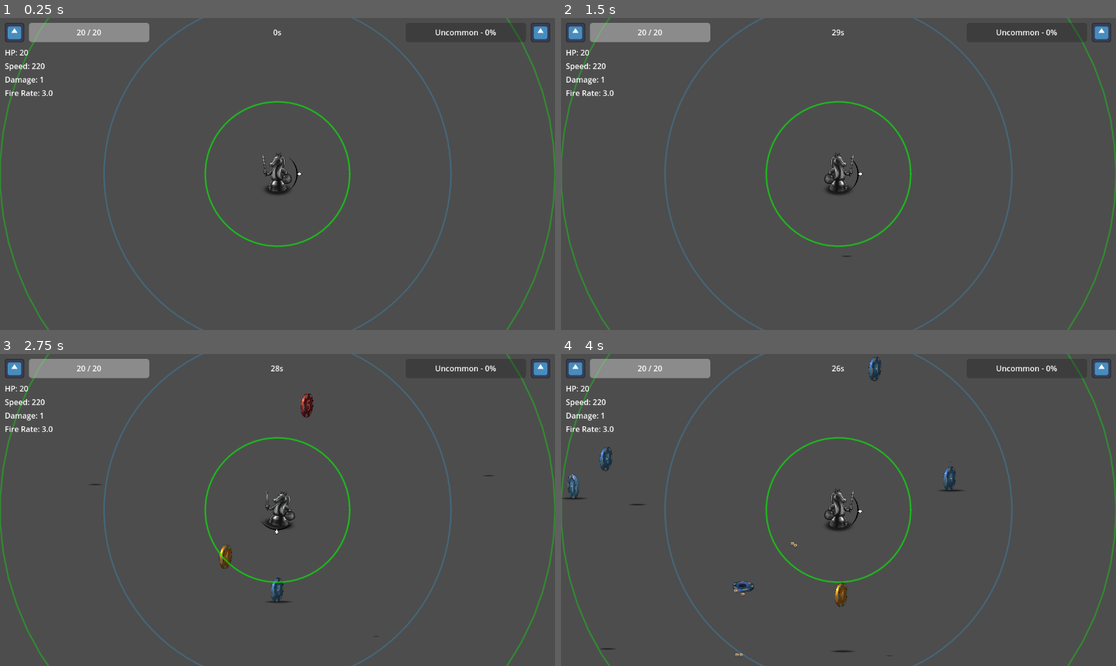
Above: before the commit, frames 1-4 (two rows, left to right).
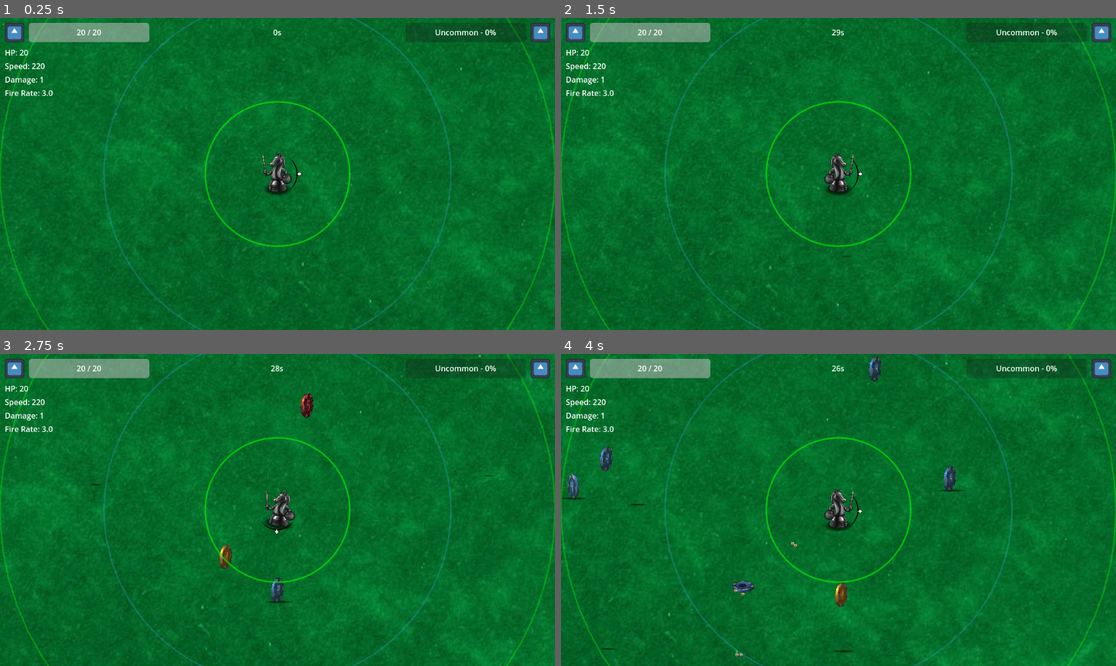
Above: after the commit, the same moments.

Repository: dikiyPetr/micro_jam
Game: Godot game, scene res://Levels/test_core_scene.tscn
Same seed, same stepped clock (60 frames per second), same inputs: the game is played once before the commit and once after it. The engine's default icon, where the game draws it, is replaced by a stand-in: a white triangle on a blue panel in a dark square.
Inputs:
- Up to frame 1 (0.25 s): no input
- Up to frame 2 (1.5 s): tap Enter at 0.5 s; hold D (right) from 0.53 s (still down); tap W (up) at 0.77 s
- Up to frame 3 (2.75 s): tap W (up) at 1.52 s; release D (right) at 2.03 s; hold A (left) from 2.03 s (still down)
- Up to frame 4 (4 s): release A (left) at 2.78 s; hold D (right) from 2.78 s (still down); tap W (up) at 3.02, 3.77 s

The runs differ from the first frame. In frame 1, 99% of the frame differs, in the area x 0-100%, y 0-100%; in frame 2, 99%; in frame 3, 99%; in frame 4, 98%.

Commit message:
add floor

Diff:
--- a/Prefabs/Actors/player_vl.tscn
+++ b/Prefabs/Actors/player_vl.tscn
@@ -147,6 +147,7 @@
 
 [node name="PlayerVl" type="CharacterBody2D" node_paths=PackedStringArray("health") groups=["player"]]
 z_index = 3
+collision_mask = 1024
 script = ExtResource("1_oauoo")
 health = NodePath("Health")
 
--- a/Prefabs/Area/floor.tscn
+++ b/Prefabs/Area/floor.tscn
@@ -1,6 +1,58 @@
-[gd_scene format=3 uid="uid://bbsga7adf2pid"]
+[gd_scene load_steps=5 format=3 uid="uid://bbsga7adf2pid"]
 
-[node name="Floor" type="Node2D"]
+[ext_resource type="Texture2D" uid="uid://co32c6gwas5q5" path="res://Assets/floor/floor.jpg" id="1_dkmfh"]
+
+[sub_resource type="RectangleShape2D" id="RectangleShape2D_dkmfh"]
+size = Vector2(2048, 1152)
+
+[sub_resource type="RectangleShape2D" id="RectangleShape2D_021g8"]
+size = Vector2(2063, 20)
+
+[sub_resource type="RectangleShape2D" id="RectangleShape2D_yqfgp"]
+size = Vector2(19, 1203)
+
+[node name="Floor" type="Area2D"]
+collision_layer = 1024
+collision_mask = 0
+
+[node name="ColorRect" type="ColorRect" parent="."]
+z_index = -3
+anchors_preset = 8
+anchor_left = 0.5
+anchor_top = 0.5
+anchor_right = 0.5
+anchor_bottom = 0.5
+offset_left = -5000.0
+offset_top = -5000.0
+offset_right = 5000.0
+offset_bottom = 5000.0
+grow_horizontal = 2
+grow_vertical = 2
+color = Color(0, 0, 0, 1)
 
 [node name="Sprite2D" type="Sprite2D" parent="."]
 z_index = -2
+scale = Vector2(2, 2)
+texture = ExtResource("1_dkmfh")
+
+[node name="CollisionShape2D" type="CollisionShape2D" parent="."]
+shape = SubResource("RectangleShape2D_dkmfh")
+
+[node name="Area2D" type="StaticBody2D" parent="."]
+collision_layer = 1024
+
+[node name="CollisionShape2D4" type="CollisionShape2D" parent="Area2D"]
+position = Vector2(-10, 1172)
+shape = SubResource("RectangleShape2D_021g8")
+
+[node name="CollisionShape2D3" type="CollisionShape2D" parent="Area2D"]
+position = Vector2(-1, -586)
+shape = SubResource("RectangleShape2D_021g8")
+
+[node name="CollisionShape2D2" type="CollisionShape2D" parent="Area2D"]
+position = Vector2(1033, -2)
+shape = SubResource("RectangleShape2D_yqfgp")
+
+[node name="CollisionShape2D" type="CollisionShape2D" parent="Area2D"]
+position = Vector2(-1034, 0.5)
+shape = SubResource("RectangleShape2D_yqfgp")
--- a/Scripts/area/enemy_spawn_area.gd
+++ b/Scripts/area/enemy_spawn_area.gd
@@ -21,8 +21,8 @@
 var _alive: Array[Node2D] = []
 var _active: bool = false
 @onready var _shape: CollisionShape2D = $CollisionShape2D
+@onready var _floorShape: CollisionShape2D = $"../../Floor/CollisionShape2D"
 var _stat: SpawnStat
-
 # тек. рабочие параметры (не мутируем Global.spawnStat)
 var _per_tick_current: int
 var _max_alive_current: int
@@ -90,13 +90,37 @@
 			break
 		var pos := _random_point_in_ring()
 		_schedule_spawn_at(pos)
-
+@export var tries_per_spawn: int = 8
 func _random_point_in_ring() -> Vector2:
 	var r2_min := radius_min * radius_min
 	var r2_max := radius_max * radius_max
-	var r := sqrt(lerp(r2_min, r2_max, _rng.randf()))
-	var ang := _rng.randf() * TAU
-	return global_position + Vector2.RIGHT.rotated(ang) * r
+
+	for i in tries_per_spawn:
+		var r := sqrt(lerp(r2_min, r2_max, _rng.randf()))
+		var ang := _rng.randf() * TAU
+		var pos := global_position + Vector2.RIGHT.rotated(ang) * r
+		if rect_contains_point(_floorShape , pos):
+			return pos
+
+	# если не нашли за N попыток — вернём ближайшую допустимую точку к арене
+	return _clamp_to_bounds(global_position)
+
+func _clamp_to_bounds(p: Vector2) -> Vector2:
+	var shape: RectangleShape2D = _floorShape.shape
+	return Vector2(
+		clamp(p.x, shape.position.x, shape.position.x + shape.size.x),
+		clamp(p.y, shape.position.y, shape.position.y + shape.size.y)
+	)
+
+
+func rect_contains_point(collision_shape: CollisionShape2D, point: Vector2) -> bool:
+	if collision_shape.shape == null:
+		return false
+	if not (collision_shape.shape is RectangleShape2D):
+		return false
+	var rect: RectangleShape2D = collision_shape.shape
+	var local_point: Vector2 = collision_shape.to_local(point)
+	return abs(local_point.x) <= rect.extents.x and abs(local_point.y) <= rect.extents.y
 
 func _schedule_spawn_at(world_pos: Vector2) -> void:
 	var delay := _rng.randf_range(_delay_min_current, _delay_max_current)
--- a/project.godot
+++ b/project.godot
@@ -70,6 +70,7 @@
 2d_physics/layer_8="projectile"
 2d_physics/layer_9="playerPickup"
 2d_physics/layer_10="pickupable"
+2d_physics/layer_11="wall"
 
 [rendering]
 
Binary file added: Assets/floor/floor.jpg
Not shown, added: Assets/floor/floor.jpg.import
